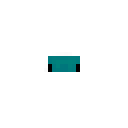
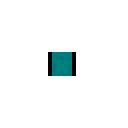
Layer changes from the first 128x128 image to the second:
showed "3", painted on it over [48, 52, 76, 76]
hid "0", painted on it over [44, 52, 80, 72]
